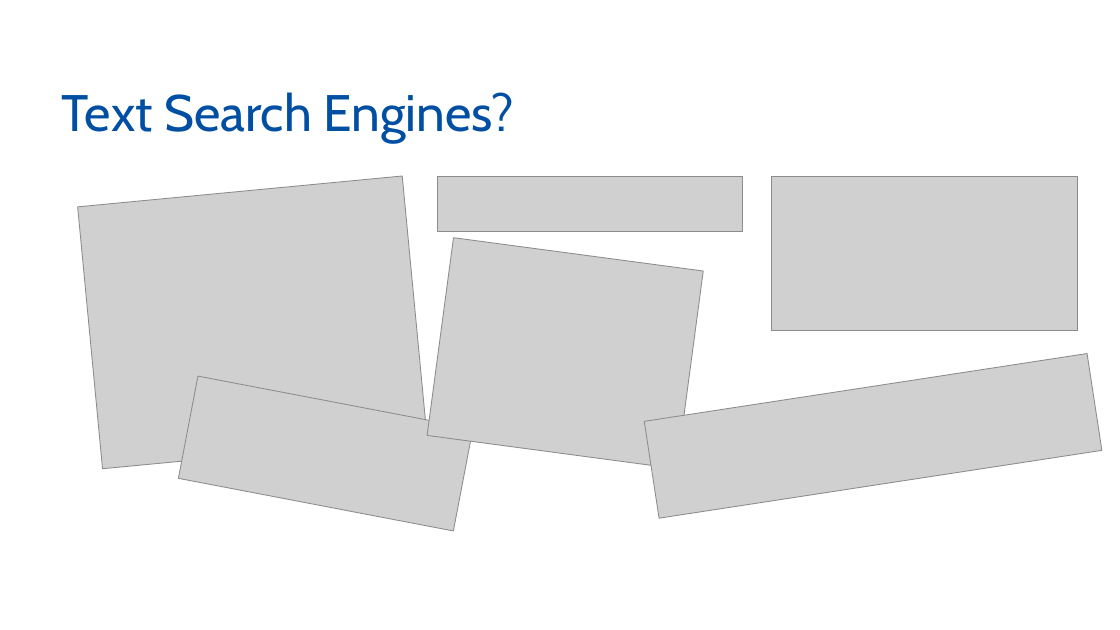
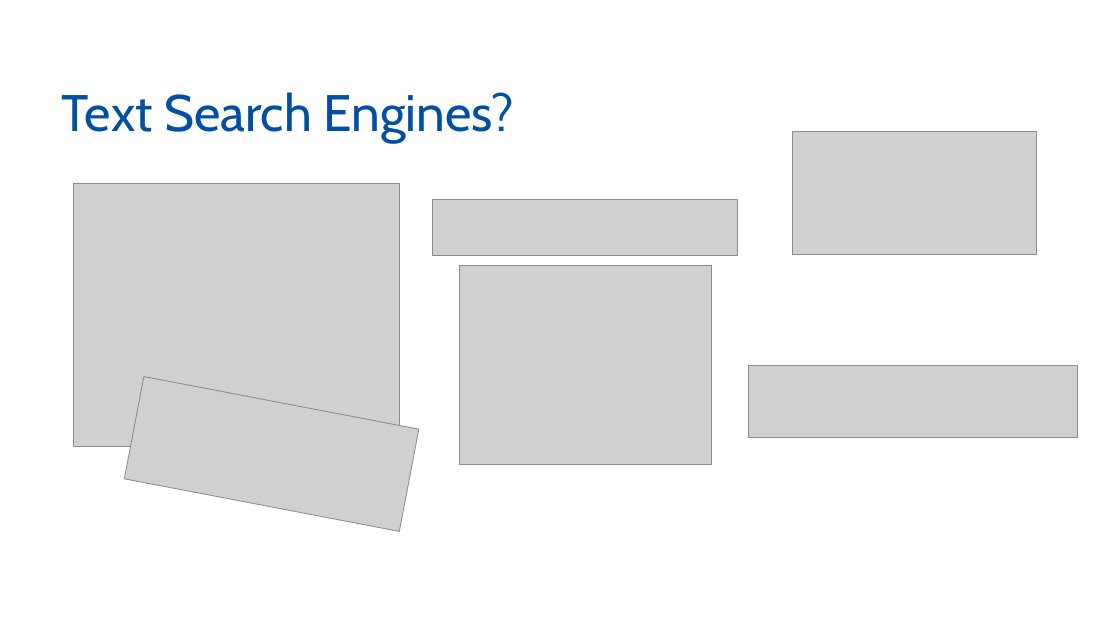
Before and after one commit to dotjabber/spinaker-elasticsearch, a slide deck: slide 4 of spinaker-elasticsearch.pptx. Drawn at 1120x630 pixels with LibreOffice and Linux fonts; fonts in the diff are those of the drawing; grey boxes stand for pictures; background and template pictures are left out. Boxes give left, top, right and bottom in pixels: in the first picture for what was removed or moved away, otherwise in the second. Text is boxed around its words. In the diff, an @@ line names an element or a change of style, - is before the commit and + after.

```diff
--- a/spinaker-elasticsearch.pptx
+++ b/spinaker-elasticsearch.pptx
@@ picture: place and size @@
-picture at (771, 176, 1078, 331)
+picture at (792, 131, 1037, 255)
@@ picture at (74, 183, 400, 446): rotation 354 to 0 degrees @@
@@ picture: place and size @@
-picture at (438, 176, 742, 232)
+picture at (433, 199, 737, 255)
@@ picture at (460, 266, 712, 465): rotation 7 to 0 degrees @@
@@ picture: place and size @@
-picture at (178, 376, 473, 531)
+picture at (125, 376, 419, 531)
@@ picture at (749, 365, 1077, 438): rotation 351 to 0 degrees @@
```
Also in this commit, not shown: 5 other slides changed, 1 slide added.
